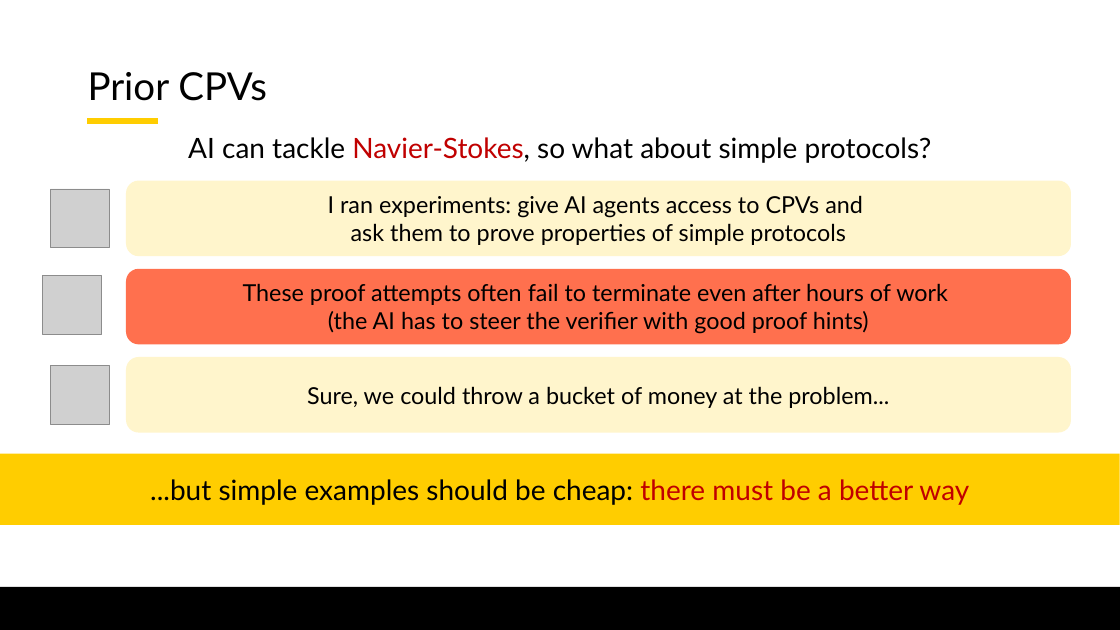
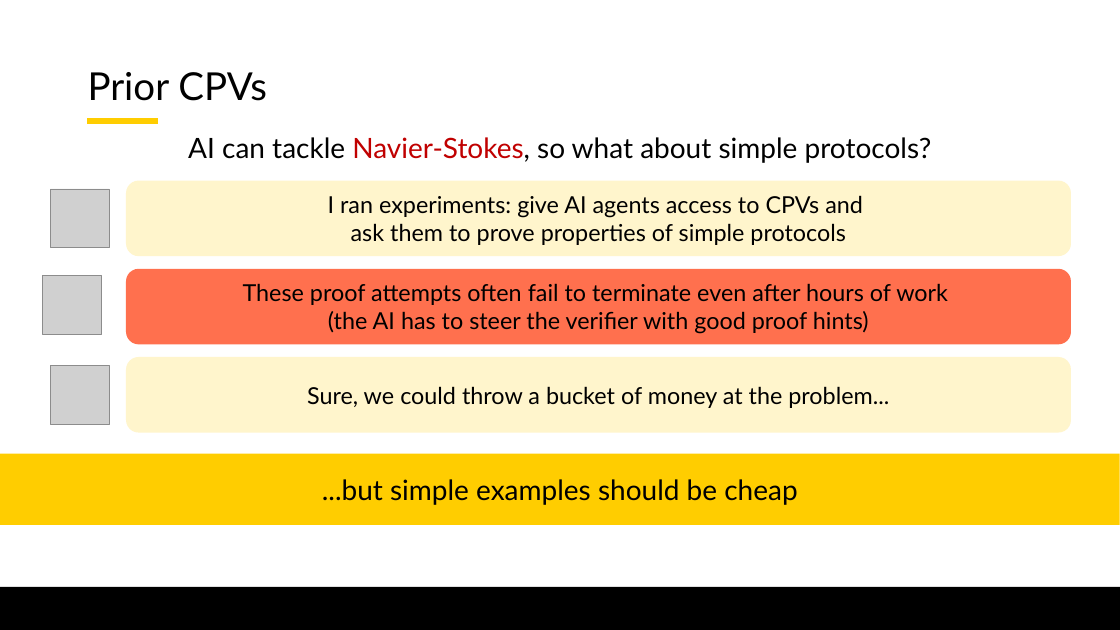
Before and after one commit to lorchrob/graduate_research_symposium, a slide deck: slide 26 of symposium_slides.pptx. Drawn at 1120x630 pixels with LibreOffice and Linux fonts; fonts in the diff are those of the drawing; grey boxes stand for pictures; background and template pictures are left out. Boxes give left, top, right and bottom in pixels: in the first picture for what was removed or moved away, otherwise in the second. Text is boxed around its words. In the diff, an @@ line names an element or a change of style, - is before the commit and + after.

```diff
--- a/symposium_slides.pptx
+++ b/symposium_slides.pptx
@@ text in rectangle at <box>322,479,797,505</box>: text changed @@
-...but simple examples should be cheap: there must be a better way
+...but simple examples should be cheap
```
Also in this commit, not shown: 3 other slides changed, 1 slide added, 1 slide removed.
